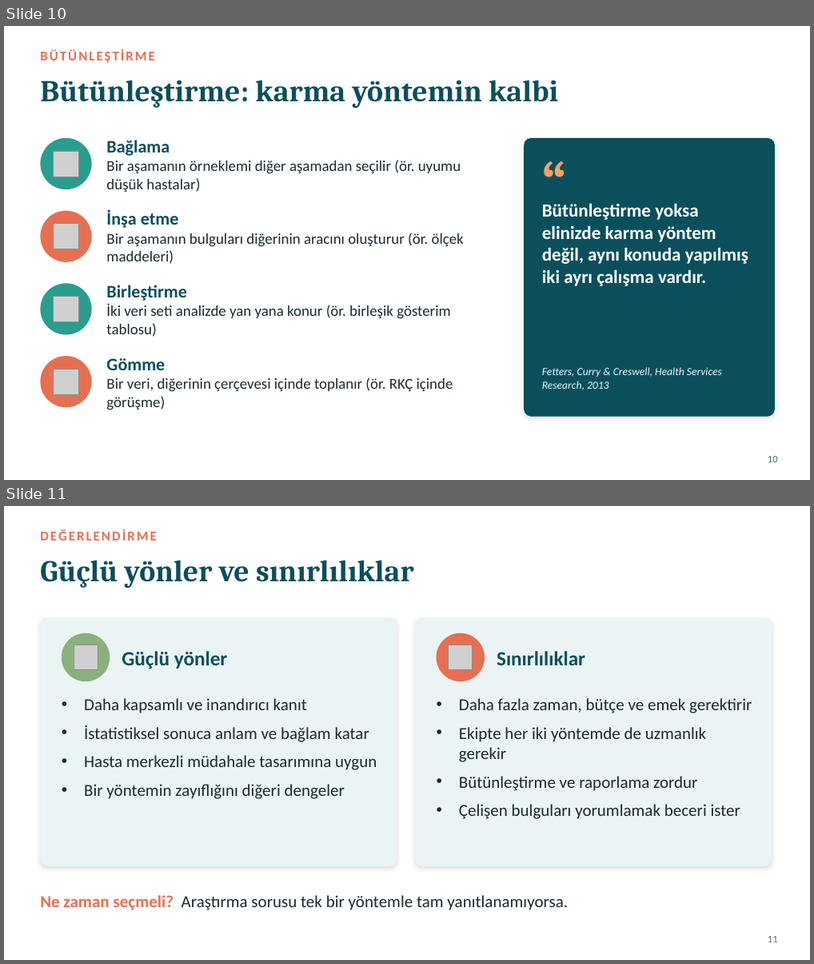
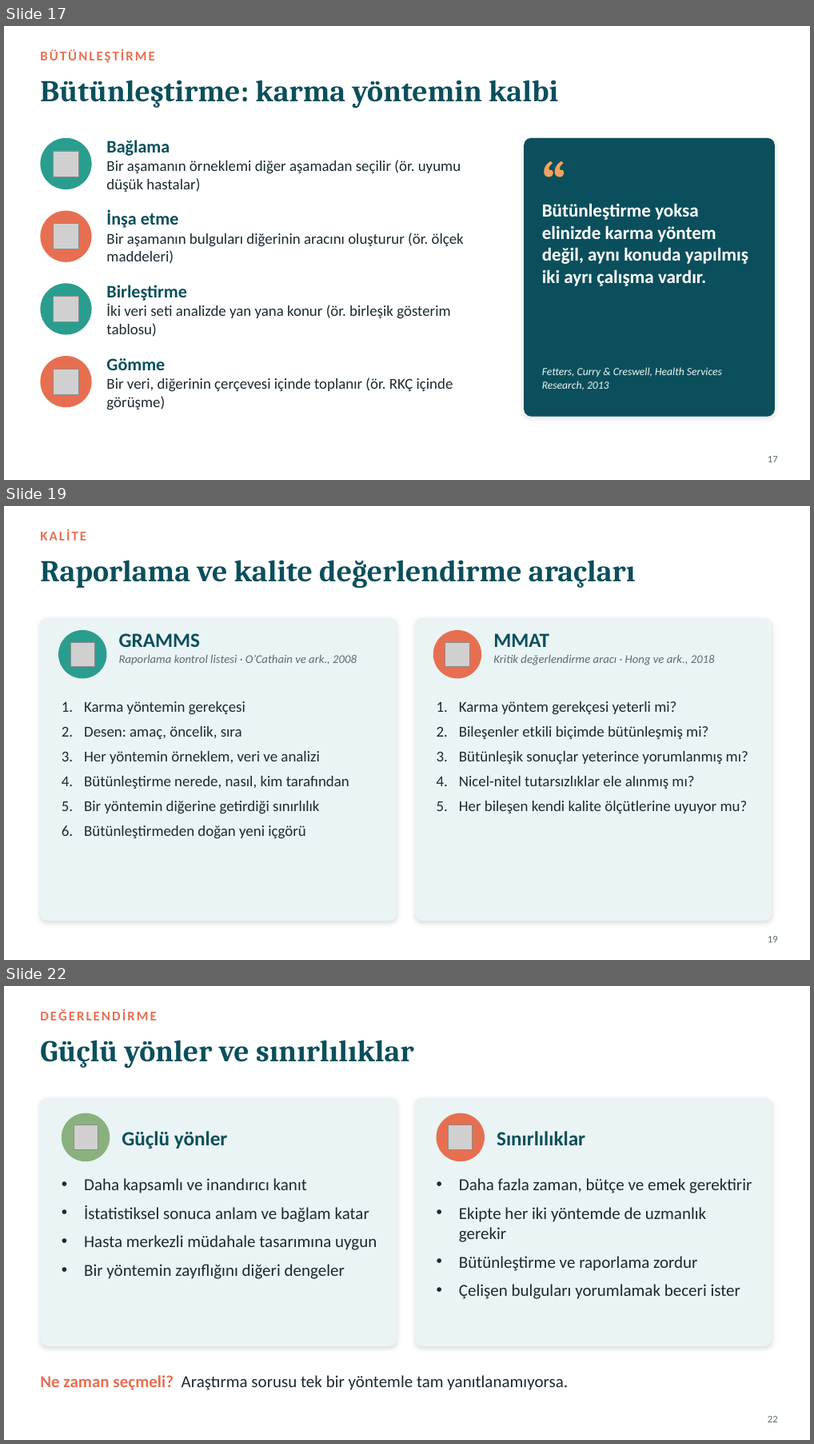
Before and after one commit to sadafac4/istatistik, a slide deck: sunum/10_Karma_Yontemler.pptx. Shown one above the other, each under a label of ours: slides 10 and 11 before the commit, slides 17, 19 and 22 after it; the slides between them are not shown. The pictures are 814x964 and 814x1444 pixels, drawn with LibreOffice and Linux fonts; fonts in the diff are those of the drawing; grey boxes stand for pictures. Boxes give left, top, right and bottom in pixels: in the first picture for what was removed or moved away, otherwise in the second. Text is boxed around its words. In the diff, an @@ line names an element or a change of style, - is before the commit and + after.

```diff
--- a/sunum/10_Karma_Yontemler.pptx
+++ b/sunum/10_Karma_Yontemler.pptx
@@ slide 19 added at (x1=4, y1=506, x2=810, y2=960), background #FFFFFF @@
@@ text added at (x1=40, y1=529, x2=86, y2=540), 16 pt, text #E76F51, bold @@
+KALİTE
@@ title added at (x1=40, y1=560, x2=636, y2=588), 36 pt, text #0B4F5C, bold @@
+Raporlama ve kalite değerlendirme araçları
@@ rounded rectangle added at (x1=40, y1=618, x2=398, y2=920), fill #EAF4F4 @@
@@ rounded rectangle added at (x1=415, y1=618, x2=772, y2=920), fill #EAF4F4 @@
@@ ellipse added at (x1=58, y1=630, x2=107, y2=679), fill #2A9D8F @@
@@ picture added at (x1=70, y1=642, x2=94, y2=666) @@
@@ text added at (x1=119, y1=633, x2=357, y2=664), 14 pt, text #5B6C73, italic @@
+GRAMMS
+Raporlama kontrol listesi · O’Cathain ve ark., 2008
@@ ellipse added at (x1=434, y1=630, x2=482, y2=679), fill #E76F51 @@
@@ picture added at (x1=446, y1=642, x2=470, y2=666) @@
@@ text added at (x1=494, y1=633, x2=715, y2=665), 14 pt, text #5B6C73, italic @@
+MMAT
+Kritik değerlendirme aracı · Hong ve ark., 2018
@@ text added at (x1=84, y1=701, x2=350, y2=839), 18 pt, text #1B2A30 @@
+1. Karma yöntemin gerekçesi
+2. Desen: amaç, öncelik, sıra
+3. Her yöntemin örneklem, veri ve analizi
+4. Bütünleştirme nerede, nasıl, kim tarafından
+5. Bir yöntemin diğerine getirdiği sınırlılık
+6. Bütünleştirmeden doğan yeni içgörü
@@ text added at (x1=459, y1=701, x2=749, y2=813), 18 pt, text #1B2A30 @@
+1. Karma yöntem gerekçesi yeterli mi?
+2. Bileşenler etkili biçimde bütünleşmiş mi?
+3. Bütünleşik sonuçlar yeterince yorumlanmış mı?
+4. Nicel-nitel tutarsızlıklar ele alınmış mı?
+5. Her bileşen kendi kalite ölçütlerine uyuyor mu?
@@ page number added at (x1=768, y1=936, x2=778, y2=942), 12 pt, text #5B6C73 @@
+19
@@ what was slide 10 is now slide 17 @@
@@ page number at (x1=768, y1=456, x2=778, y2=462): text changed @@
-10
+17
@@ what was slide 11 is now slide 22 @@
@@ page number at (x1=768, y1=1416, x2=778, y2=1422): text changed @@
-11
+22
```
Also in this commit, not shown: 1 slide changed, 12 other slides added, 2 other files.
